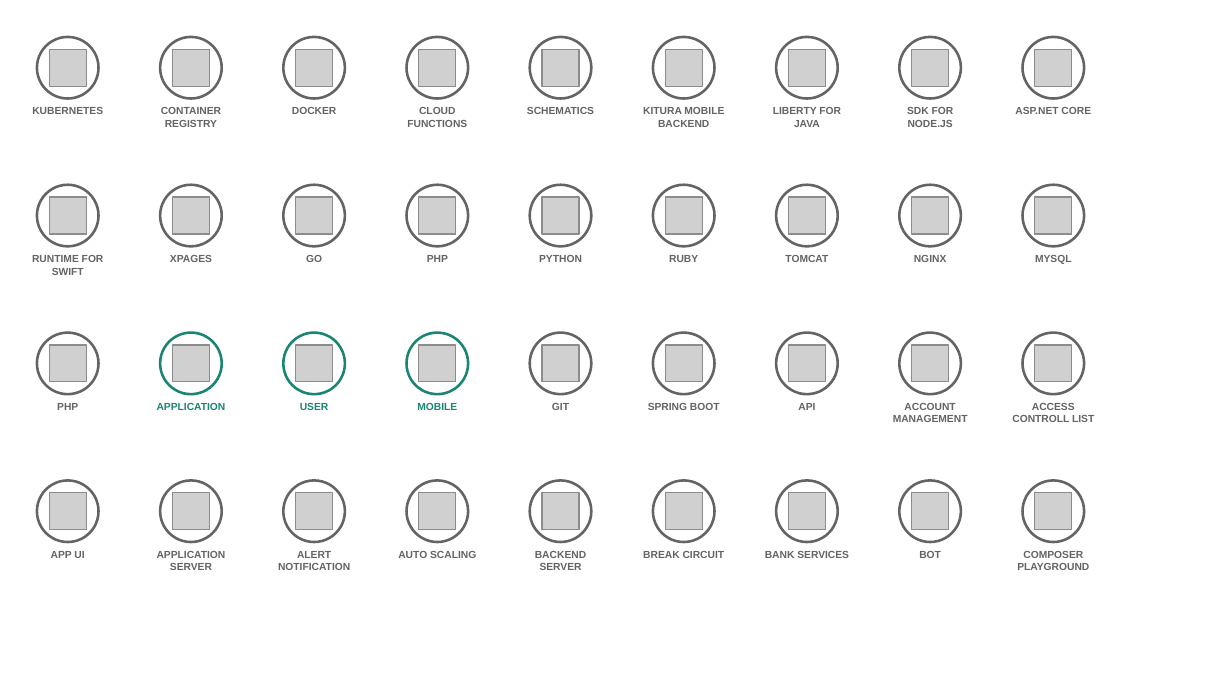
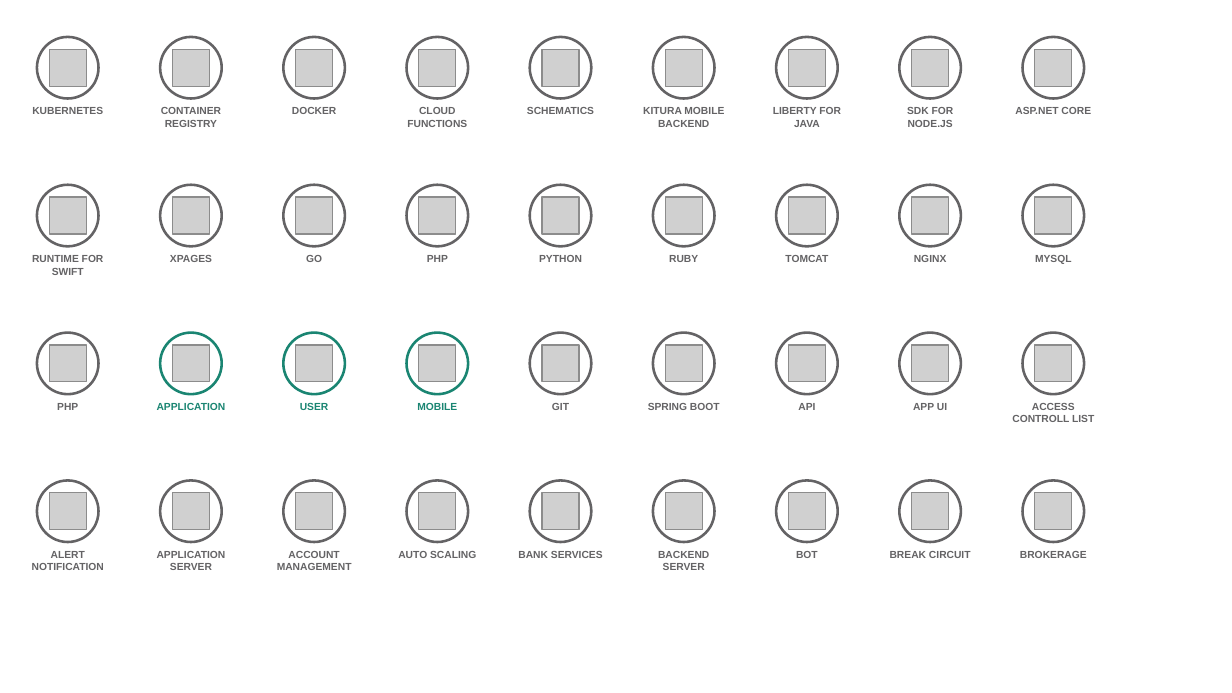
Before and after one commit to l2fprod/myarchitecture, a slide deck: slide 8 of mycatalog-architecture-diagram-template.pptx. Drawn at 1232x693 pixels with LibreOffice and Linux fonts; fonts in the diff are those of the drawing; grey boxes stand for pictures. Boxes give left, top, right and bottom in pixels: in the first picture for what was removed or moved away, otherwise in the second. Text is boxed around its words. In the diff, an @@ line names an element or a change of style, - is before the commit and + after.

```diff
--- a/mycatalog-architecture-diagram-template.pptx
+++ b/mycatalog-architecture-diagram-template.pptx
@@ text at bbox=[913, 403, 947, 410]: text changed @@
-ACCOUNT MANAGEMENT
+APP UI
@@ text at bbox=[32, 551, 104, 570]: text changed @@
-APP UI
+ALERT NOTIFICATION
@@ text at bbox=[277, 551, 352, 570]: text changed @@
-ALERT NOTIFICATION
+ACCOUNT MANAGEMENT
@@ text "BANK SERVICES": place and size @@
-text "BANK SERVICES" at bbox=[765, 551, 849, 558]
+text "BANK SERVICES" at bbox=[518, 551, 603, 558]
@@ text "BACKEND SERVER": place and size @@
-text "BACKEND SERVER" at bbox=[535, 551, 586, 570]
+text "BACKEND SERVER" at bbox=[658, 551, 709, 570]
@@ text "BOT": place and size @@
-text "BOT" at bbox=[919, 551, 941, 558]
+text "BOT" at bbox=[796, 551, 818, 558]
@@ text "BREAK CIRCUIT": place and size @@
-text "BREAK CIRCUIT" at bbox=[643, 551, 725, 558]
+text "BREAK CIRCUIT" at bbox=[890, 551, 971, 558]
@@ text at bbox=[1020, 551, 1087, 558]: text changed @@
-COMPOSER PLAYGROUND
+BROKERAGE
```
Also in this commit, not shown: 4 other slides changed.
